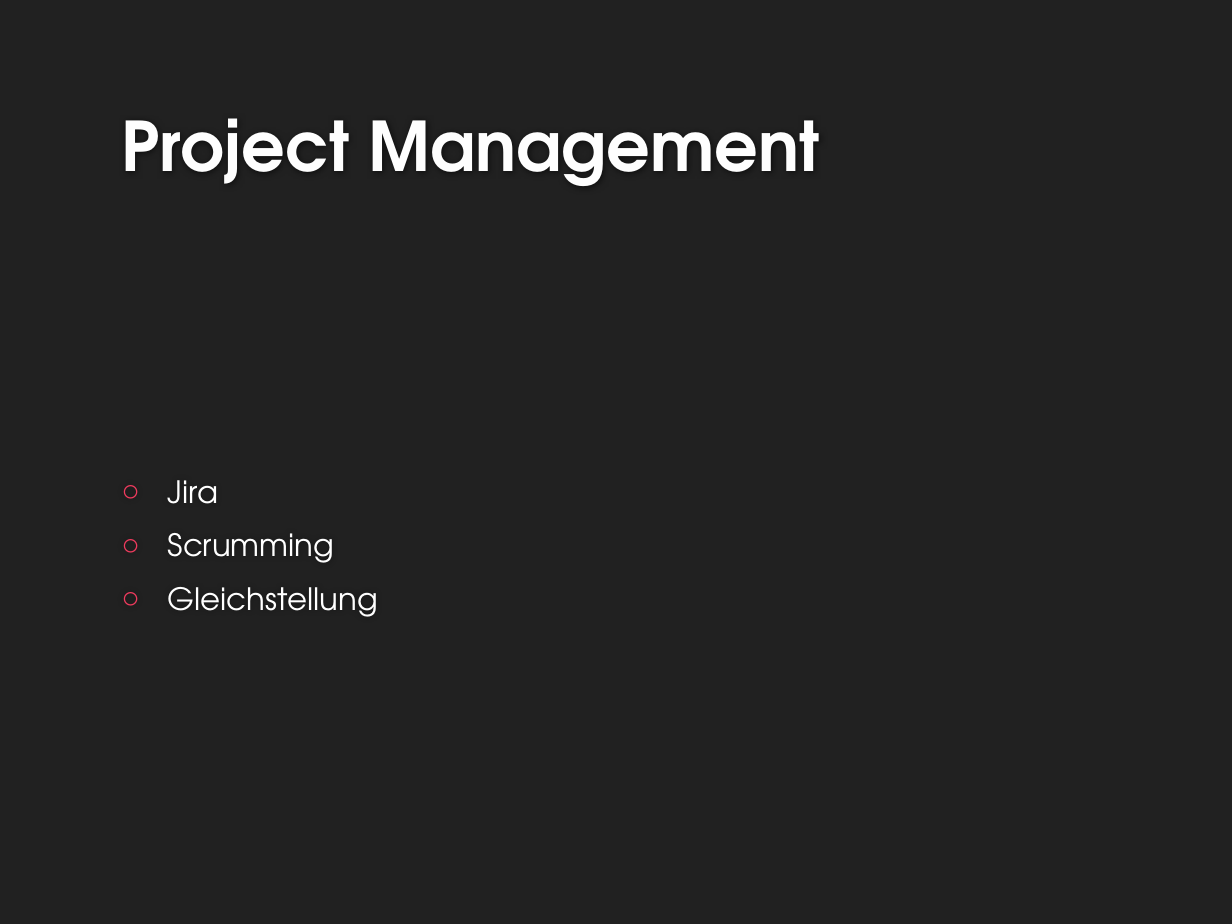
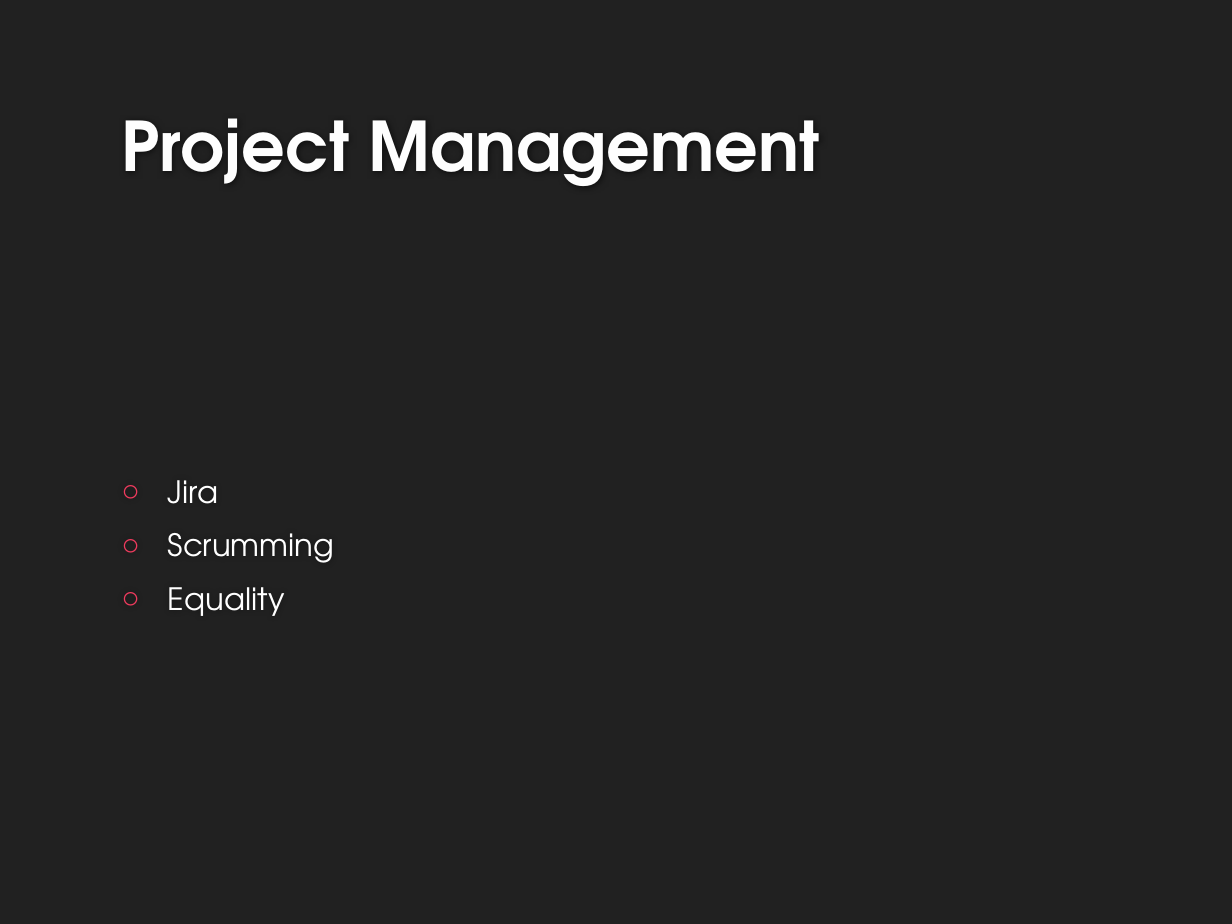
Before and after one commit to Kathamii/TINF15B4MCJI, a slide deck: slide 9 of docs/MidTermSE.pptx. Drawn at 1232x924 pixels with LibreOffice and Linux fonts; fonts in the diff are those of the drawing; background and template pictures are left out. Boxes give left, top, right and bottom in pixels: in the first picture for what was removed or moved away, otherwise in the second. Text is boxed around its words. In the diff, an @@ line names an element or a change of style, - is before the commit and + after.

```diff
--- a/docs/MidTermSE.pptx
+++ b/docs/MidTermSE.pptx
@@ text at (168, 587, 285, 616): text changed @@
-○ Gleichstellung
+○ Equality
```
Also in this commit, not shown: 1 slide added.
